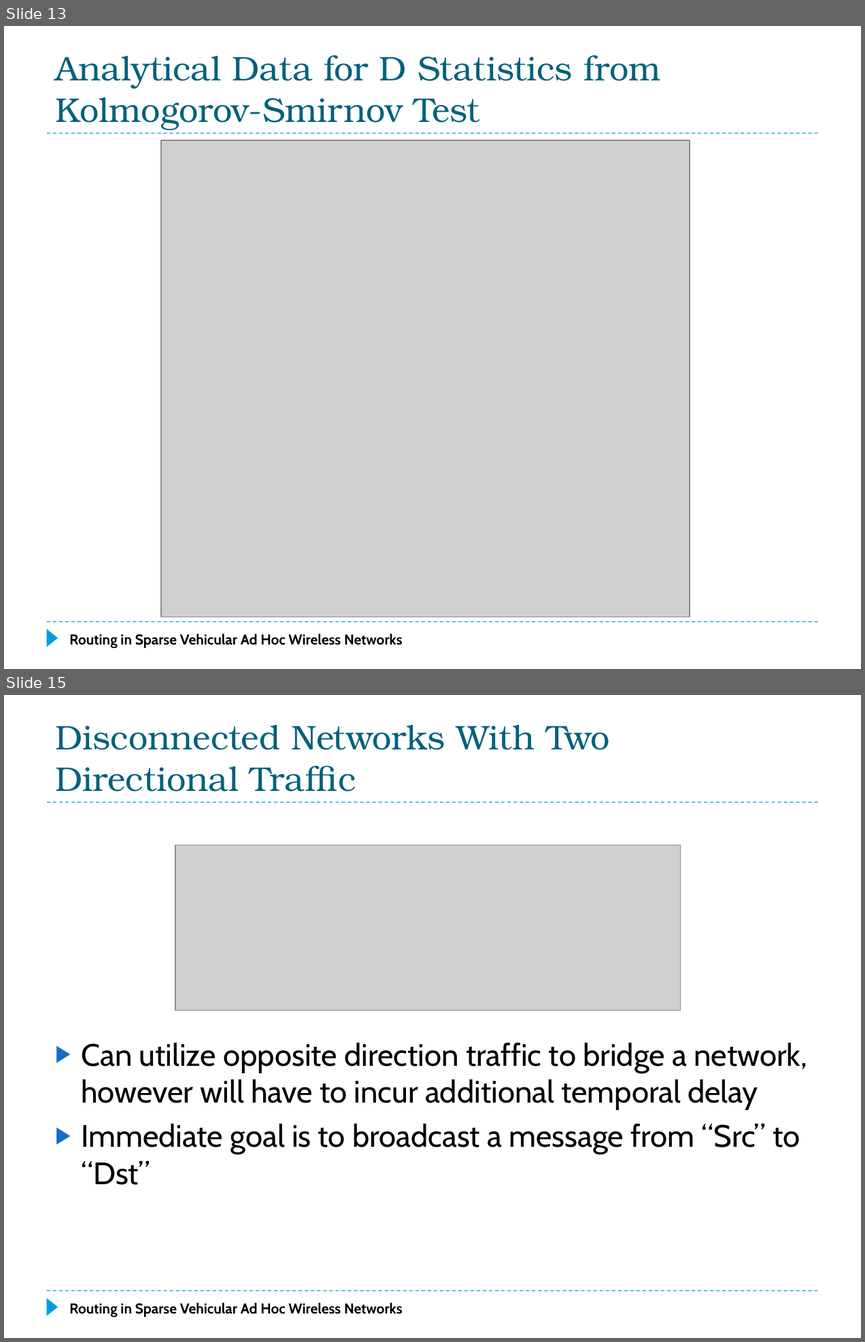
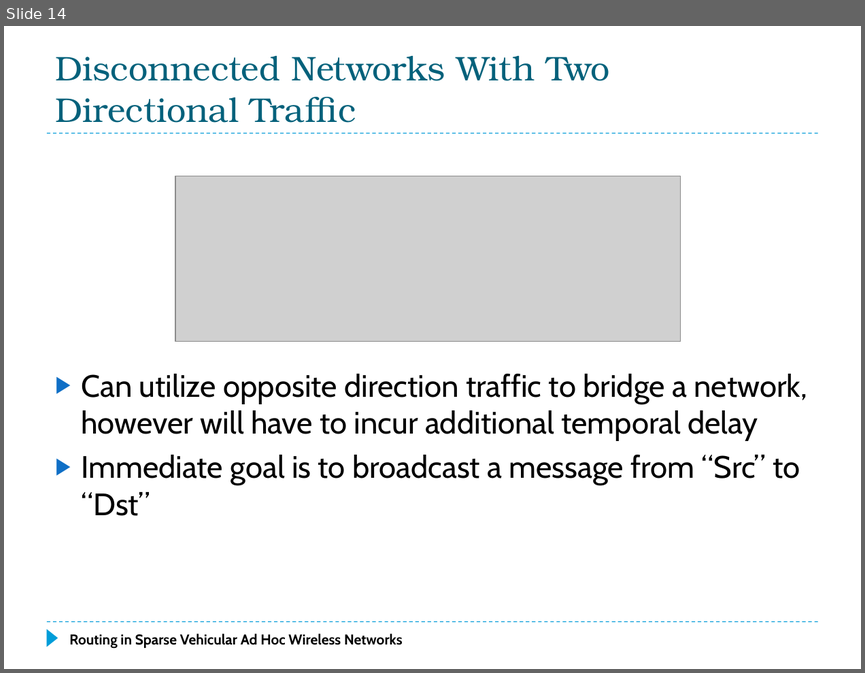
Before and after one commit to f33losopher/EEMaster_VANET, a slide deck: VANET_Felix.pptx. Shown one above the other, each under a label of ours: slides 13 and 15 before the commit, slide 14 after it; the slides between them are not shown. The pictures are 865x1342 and 865x673 pixels, drawn with LibreOffice and Linux fonts; fonts in the diff are those of the drawing; grey boxes stand for pictures. Boxes give left, top, right and bottom in pixels: in the first picture for what was removed or moved away, otherwise in the second. Text is boxed around its words. In the diff, an @@ line names an element or a change of style, - is before the commit and + after.

```diff
--- a/VANET_Felix.pptx
+++ b/VANET_Felix.pptx
@@ slide 13 removed at <box>4,26,861,669</box>, background #FFFFFF; not listed: 3 template elements that a slide beside it also shows @@
@@ title removed at <box>55,55,661,129</box> @@
-Analytical Data for D Statistics from Kolmogorov-Smirnov Test
@@ picture removed at <box>161,140,689,616</box> @@
@@ text removed at <box>69,633,402,648</box> @@
-Routing in Sparse Vehicular Ad Hoc Wireless Networks
@@ what was slide 15 is now slide 14 @@
```
Also in this commit, not shown: 7 slides changed, 2 slides added, 2 other slides removed, 1 other file.
